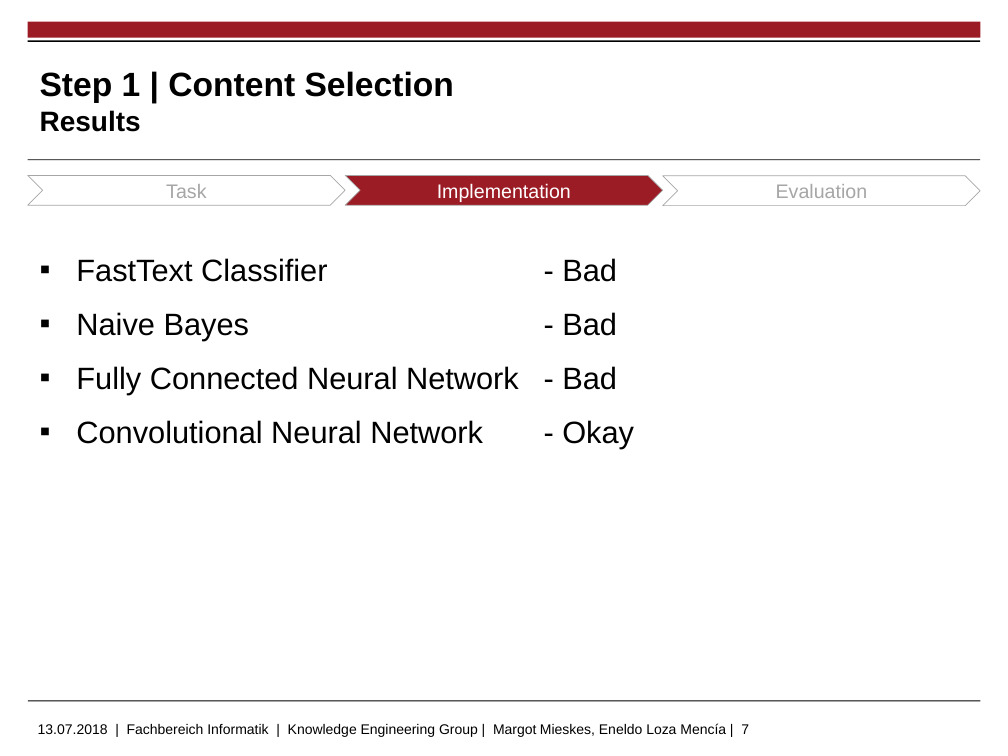
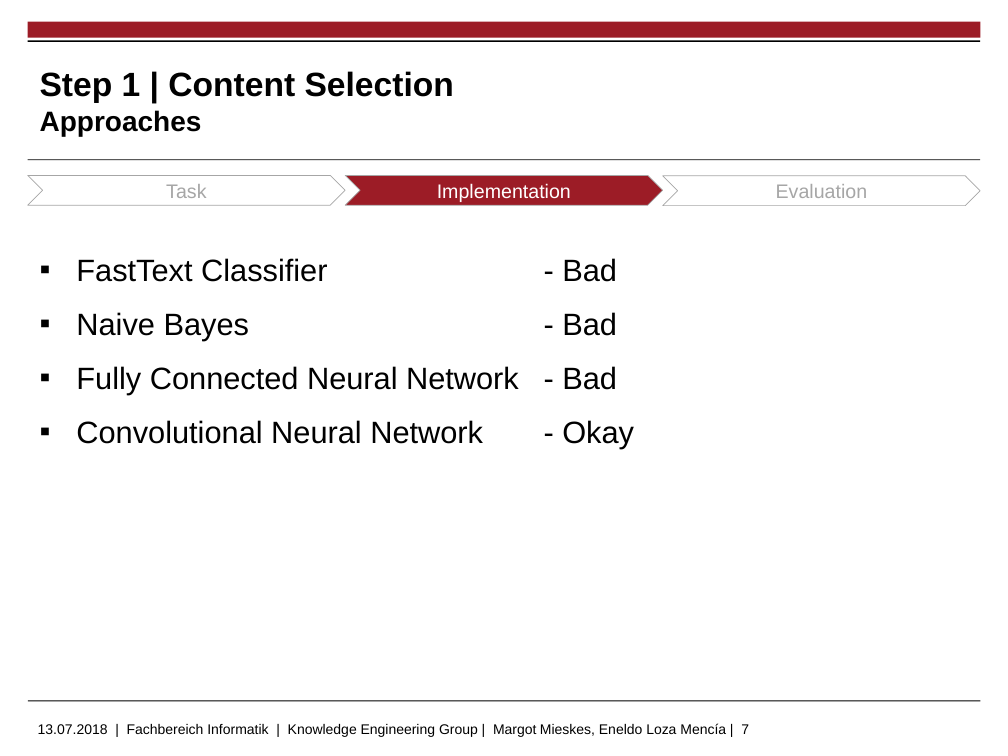
Before and after one commit to markushoehn/Auto_TextSum, a slide deck: slide 7 of presentation/20180713 Gruppe 5 - final m.pptx. Drawn at 1008x756 pixels with LibreOffice and Linux fonts; fonts in the diff are those of the drawing; background and template pictures are left out. Boxes give left, top, right and bottom in pixels: in the first picture for what was removed or moved away, otherwise in the second. Text is boxed around its words. In the diff, an @@ line names an element or a change of style, - is before the commit and + after.

```diff
--- a/presentation/20180713 Gruppe 5 - final m.pptx
+++ b/presentation/20180713 Gruppe 5 - final m.pptx
@@ title at (40,71,454,136): text changed @@
-Step 1 | Content Selection
-Results
+Step 1 | Content Selection
+Approaches
```
Also in this commit, not shown: 6 other slides changed, 8 other files.
